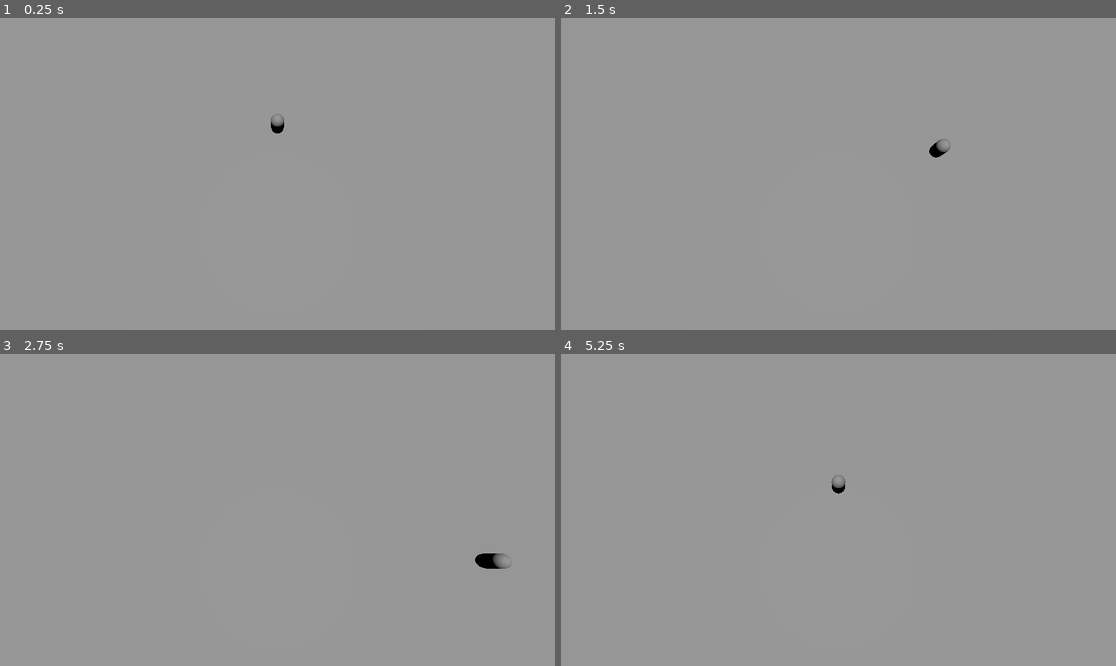
Above: before the commit, frames 1-4 (two rows, left to right).
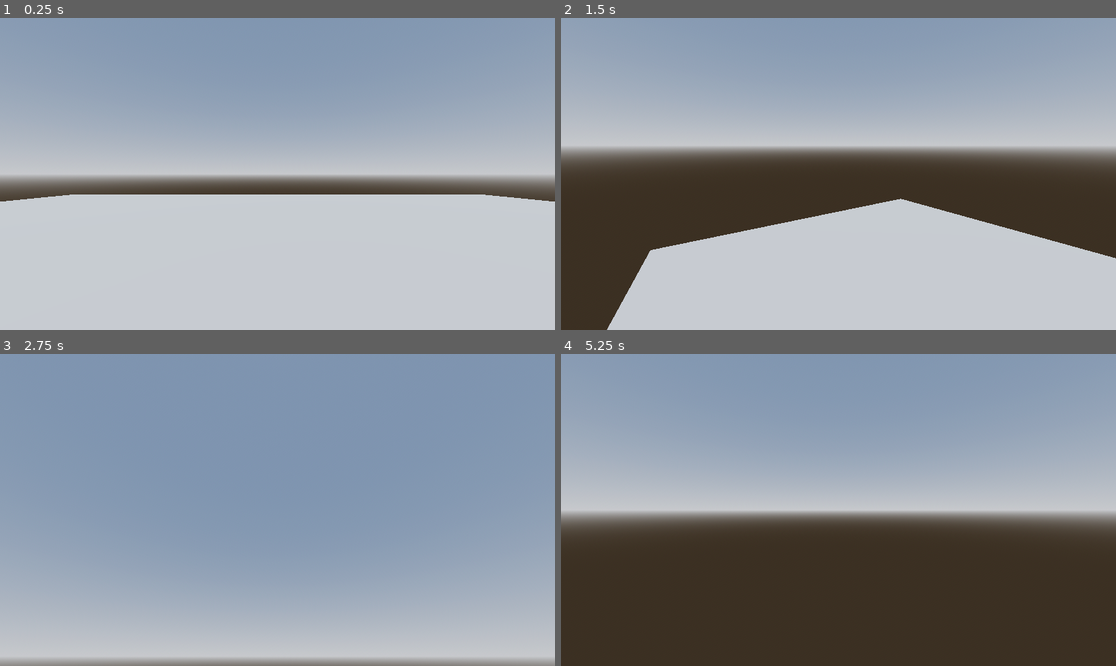
Above: after the commit, the same moments.

Repository: AmanSong/GE1-DomainExpansion-CA
Game: Godot game, scene res://root.tscn
The game is run twice, just before and just after one commit, with the same random seed, the same clock (stepped at 60 frames per second) and the same inputs. The project has no main scene, so this scene is started directly.
Inputs (mouse positions are in pixels of both pictures, inside the frame that each line leads up to):
- Up to frame 1 (0.25 s): no input
- Up to frame 2 (1.5 s): tap Enter at 0.5 s; move the mouse to (960, 158) at 0.52 s; hold D (move_right) 0.53-1.28 s; hold Shift (sprint, bound only after the commit) 0.53-1.28 s; tap Space (jump, bound only after the commit) at 0.77, 0.8, 1.07, 1.35 s; move the mouse to (727, 189) at 1.27 s; hold S (move_backward) from 1.28 s (still down)
- Up to frame 3 (2.75 s): tap Space (jump, bound only after the commit) at 1.52, 1.82, 2.3 s; tap Shift (sprint, bound only after the commit) at 1.55 s; move the mouse to (333, 441) at 2.02 s; release S (move_backward) at 2.03 s; hold D (move_right) from 2.03 s (still down); hold Shift (sprint, bound only after the commit) from 2.03 s (still down)
- Up to frame 4 (5.25 s): move the mouse to (810, 572) at 2.77 s; release D (move_right) at 2.78 s; release Shift (sprint, bound only after the commit) at 2.78 s; hold W (move_forward) 2.78-3.53 s; tap Shift (sprint, bound only after the commit) at 2.85, 4.35 s; tap Space (jump, bound only after the commit) at 3.02, 3.32, 4.52, 4.82 s; move the mouse to (1005, 556) at 3.52 s; hold Space (jump, bound only after the commit) 3.53-4.28 s; hold A (move_left) 3.53-5.03 s; move the mouse to (672, 463) at 4.27 s; move the mouse to (866, 510) at 5.02 s; hold S (move_backward) from 5.03 s (still down); hold Shift (sprint, bound only after the commit) from 5.03 s (still down)

The runs differ from the first frame. In frame 1, 99% of the frame differs, in the area x 0-100%, y 0-100%; in frame 2, 99%; in frame 3, 97%; in frame 4, 99%.

Commit message:
improved player movement

Diff:
--- a/player.tscn
+++ b/player.tscn
@@ -1,17 +1,15 @@
-[gd_scene load_steps=4 format=3 uid="uid://shpovefol4ej"]
+[gd_scene load_steps=3 format=3 uid="uid://b2c8obgnh4sry"]
 
 [ext_resource type="Script" path="res://player_movement.gd" id="1_bklaf"]
 
-[sub_resource type="CapsuleShape3D" id="CapsuleShape3D_o7l7s"]
+[sub_resource type="CapsuleShape3D" id="CapsuleShape3D_2dogd"]
 
-[sub_resource type="CapsuleMesh" id="CapsuleMesh_supdo"]
-
-[node name="player" type="RigidBody3D"]
-lock_rotation = true
+[node name="Player" type="CharacterBody3D"]
 script = ExtResource("1_bklaf")
 
 [node name="CollisionShape3D" type="CollisionShape3D" parent="."]
-shape = SubResource("CapsuleShape3D_o7l7s")
+shape = SubResource("CapsuleShape3D_2dogd")
 
-[node name="MeshInstance3D" type="MeshInstance3D" parent="."]
-mesh = SubResource("CapsuleMesh_supdo")
+[node name="POV" type="Node3D" parent="."]
+
+[node name="Camera3D" type="Camera3D" parent="POV"]
--- a/player_movement.gd
+++ b/player_movement.gd
@@ -1,19 +1,56 @@
-extends RigidBody3D
+extends CharacterBody3D
 
-@export var speed = 10.0
+var gravity = ProjectSettings.get_setting("physics/3d/default_gravity")
+
+@export var current_speed = 5.0
+@export var walk_speed = 5.0
+@export var sprint_speed = 10.0
+@export var mouse_sensitivity = 0.25
+@onready var pov = $POV
+
+var is_jumping = false
+var jump_height = 5.0
 
 
 # Called when the node enters the scene tree for the first time.
 func _ready():
-	pass # Replace with function body.
+	Input.set_mouse_mode(Input.MOUSE_MODE_CAPTURED)
 
+func _process(delta):
+	# Reset jump status when the character lands
+	if is_on_floor():
+		is_jumping = false
 
-# Called every frame. 'delta' is the elapsed time since the previous frame.
-func _process(delta):
-	var left_right = Input.get_axis("move_left", "move_right")
-	if abs(left_right) > 0:
-		translate(Vector3.RIGHT * speed * left_right * delta)
+# for camera movement
+func _input(event):
+	if event is InputEventMouseMotion:
+		rotate_y(deg_to_rad(-event.relative.x * mouse_sensitivity))
+		pov.rotate_x(deg_to_rad(-event.relative.y * mouse_sensitivity))
+		pov.rotation.x = clamp(pov.rotation.x, deg_to_rad(-89), deg_to_rad(89))
 
-	var for_back = Input.get_axis("move_backward", "move_forward")
-	if abs(for_back) > 0:
-		translate(Vector3.FORWARD * speed * for_back * delta)
+	if is_on_floor() and Input.is_action_pressed("jump"):
+		is_jumping = true
+		velocity.y = sqrt(2.0 * gravity * jump_height)
+
+func _physics_process(delta):
+	#to add gravity
+	if not is_on_floor():
+		velocity.y -= gravity * delta
+
+	# for sprinting or walking
+	if Input.is_action_pressed("sprint"):
+		current_speed = sprint_speed
+	else:
+		current_speed = walk_speed
+
+	var input_direction = Input.get_vector("move_left", "move_right", "move_forward", "move_backward")
+	var direction = (transform.basis * Vector3(input_direction.x, 0, input_direction.y)).normalized()
+
+	if direction:
+		velocity.x = direction.x * current_speed
+		velocity.z = direction.z * current_speed
+	else:
+		velocity.x = move_toward(velocity.x, 0, current_speed)
+		velocity.z = move_toward(velocity.z, 0, current_speed)
+
+	move_and_slide()
--- a/project.godot
+++ b/project.godot
@@ -36,3 +36,13 @@
 "events": [Object(InputEventKey,"resource_local_to_scene":false,"resource_name":"","device":-1,"window_id":0,"alt_pressed":false,"shift_pressed":false,"ctrl_pressed":false,"meta_pressed":false,"pressed":false,"keycode":0,"physical_keycode":68,"key_label":0,"unicode":100,"echo":false,"script":null)
 ]
 }
+sprint={
+"deadzone": 0.5,
+"events": [Object(InputEventKey,"resource_local_to_scene":false,"resource_name":"","device":-1,"window_id":0,"alt_pressed":false,"shift_pressed":false,"ctrl_pressed":false,"meta_pressed":false,"pressed":false,"keycode":0,"physical_keycode":4194325,"key_label":0,"unicode":0,"echo":false,"script":null)
+]
+}
+jump={
+"deadzone": 0.5,
+"events": [Object(InputEventKey,"resource_local_to_scene":false,"resource_name":"","device":-1,"window_id":0,"alt_pressed":false,"shift_pressed":false,"ctrl_pressed":false,"meta_pressed":false,"pressed":false,"keycode":0,"physical_keycode":32,"key_label":0,"unicode":32,"echo":false,"script":null)
+]
+}
--- a/root.tscn
+++ b/root.tscn
@@ -1,6 +1,19 @@
-[gd_scene load_steps=4 format=3 uid="uid://bx8x6cc0g2nps"]
+[gd_scene load_steps=7 format=3 uid="uid://bx8x6cc0g2nps"]
 
-[ext_resource type="PackedScene" uid="uid://shpovefol4ej" path="res://player.tscn" id="1_fmdm5"]
+[ext_resource type="PackedScene" uid="uid://b2c8obgnh4sry" path="res://player.tscn" id="1_fmdm5"]
+
+[sub_resource type="ProceduralSkyMaterial" id="ProceduralSkyMaterial_kie72"]
+sky_horizon_color = Color(0.64625, 0.65575, 0.67075, 1)
+ground_horizon_color = Color(0.64625, 0.65575, 0.67075, 1)
+
+[sub_resource type="Sky" id="Sky_ojcu6"]
+sky_material = SubResource("ProceduralSkyMaterial_kie72")
+
+[sub_resource type="Environment" id="Environment_u8veb"]
+background_mode = 2
+sky = SubResource("Sky_ojcu6")
+tonemap_mode = 2
+glow_enabled = true
 
 [sub_resource type="PlaneMesh" id="PlaneMesh_uoem1"]
 
@@ -9,20 +22,20 @@
 
 [node name="root" type="Node3D"]
 
-[node name="MeshInstance3D" type="MeshInstance3D" parent="."]
-transform = Transform3D(100, 0, 0, 0, 100, 0, 0, 0, 100, 0, 0, 0)
-mesh = SubResource("PlaneMesh_uoem1")
-
-[node name="StaticBody3D" type="StaticBody3D" parent="MeshInstance3D"]
-
-[node name="CollisionShape3D" type="CollisionShape3D" parent="MeshInstance3D/StaticBody3D"]
-shape = SubResource("ConcavePolygonShape3D_vcd1a")
+[node name="WorldEnvironment" type="WorldEnvironment" parent="."]
+environment = SubResource("Environment_u8veb")
 
 [node name="DirectionalLight3D" type="DirectionalLight3D" parent="."]
 transform = Transform3D(1, 0, 0, 0, -4.37114e-08, 1, 0, -1, -4.37114e-08, 0, 48.8951, 0)
 
-[node name="Camera3D" type="Camera3D" parent="."]
-transform = Transform3D(1, 0, 0, 0, 0.247895, 0.968787, 0, -0.968787, 0.247895, 0, 15.1198, 7.56854)
+[node name="Player" parent="." instance=ExtResource("1_fmdm5")]
+transform = Transform3D(1, 0, 0, 0, 1, 0, 0, 0, 1, 0, 1, 0)
 
-[node name="player" parent="." instance=ExtResource("1_fmdm5")]
-transform = Transform3D(1, 0, 0, 0, 1, 0, 0, 0, 1, 0, 1.10988, 0)
+[node name="Ground" type="MeshInstance3D" parent="."]
+transform = Transform3D(10, 0, 0, 0, 10, 0, 0, 0, 10, 0, 0, 0)
+mesh = SubResource("PlaneMesh_uoem1")
+
+[node name="StaticBody3D" type="StaticBody3D" parent="Ground"]
+
+[node name="CollisionShape3D" type="CollisionShape3D" parent="Ground/StaticBody3D"]
+shape = SubResource("ConcavePolygonShape3D_vcd1a")
